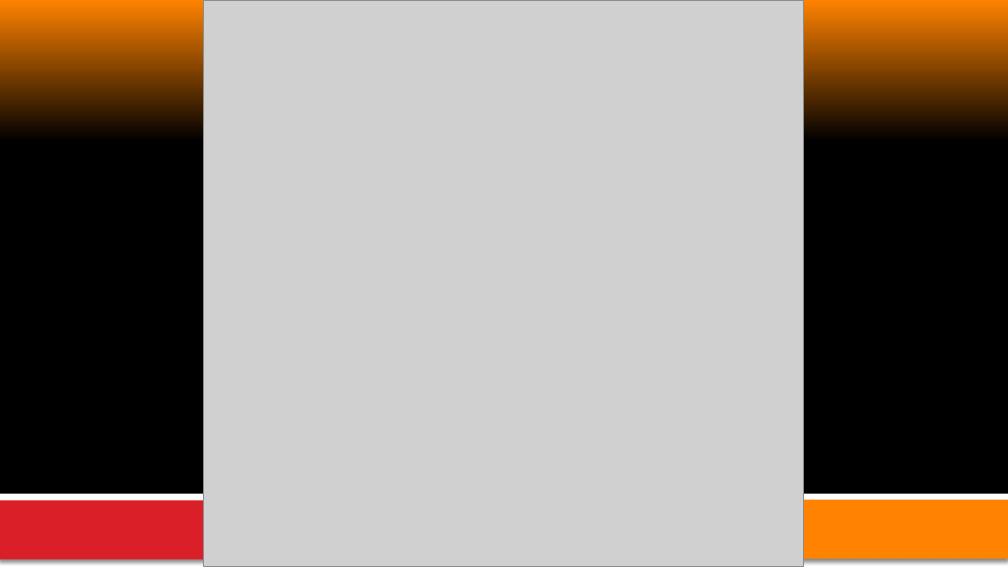
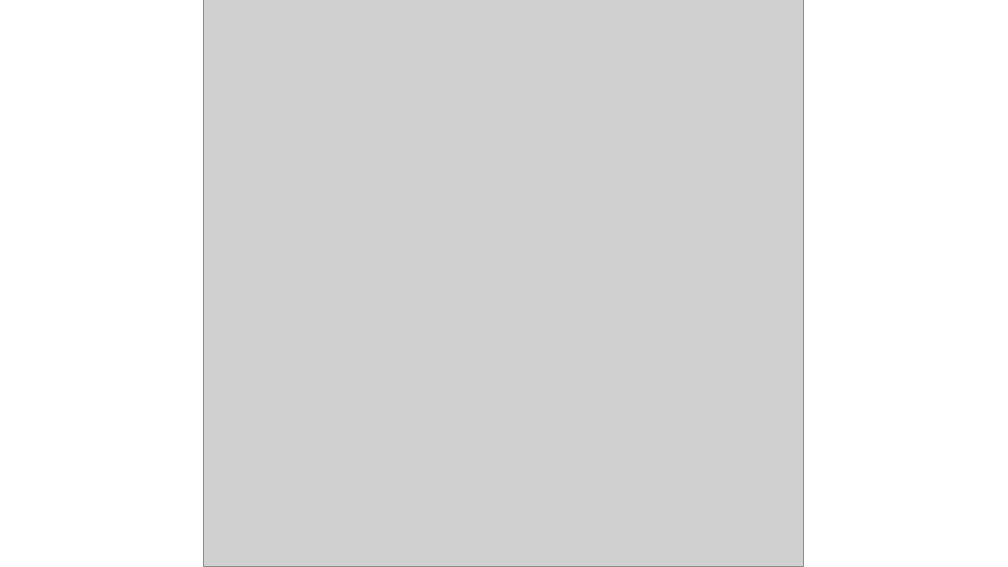
Before and after one commit to PatriotRossii/ducktalks_0, a slide deck: slide 11 of deque/appendix/deque. Устройство и реализация.pptx. Drawn at 1008x567 pixels with LibreOffice and Linux fonts; fonts in the diff are those of the drawing; grey boxes stand for pictures. Boxes give left, top, right and bottom in pixels: in the first picture for what was removed or moved away, otherwise in the second. Text is boxed around its words. In the diff, an @@ line names an element or a change of style, - is before the commit and + after.

```diff
--- a/deque/appendix/deque. Устройство и реализация.pptx
+++ b/deque/appendix/deque. Устройство и реализация.pptx
@@ background gradient #000000 to #FF8200 to #FFFFFF @@
@@ rectangle removed at (0,494,1008,567) @@
@@ rectangle removed at (0,500,247,558) @@
@@ rectangle removed at (260,500,1008,558) @@
```
Also in this commit, not shown: 2 other slides changed, 3 slides added, 1 slide removed.
